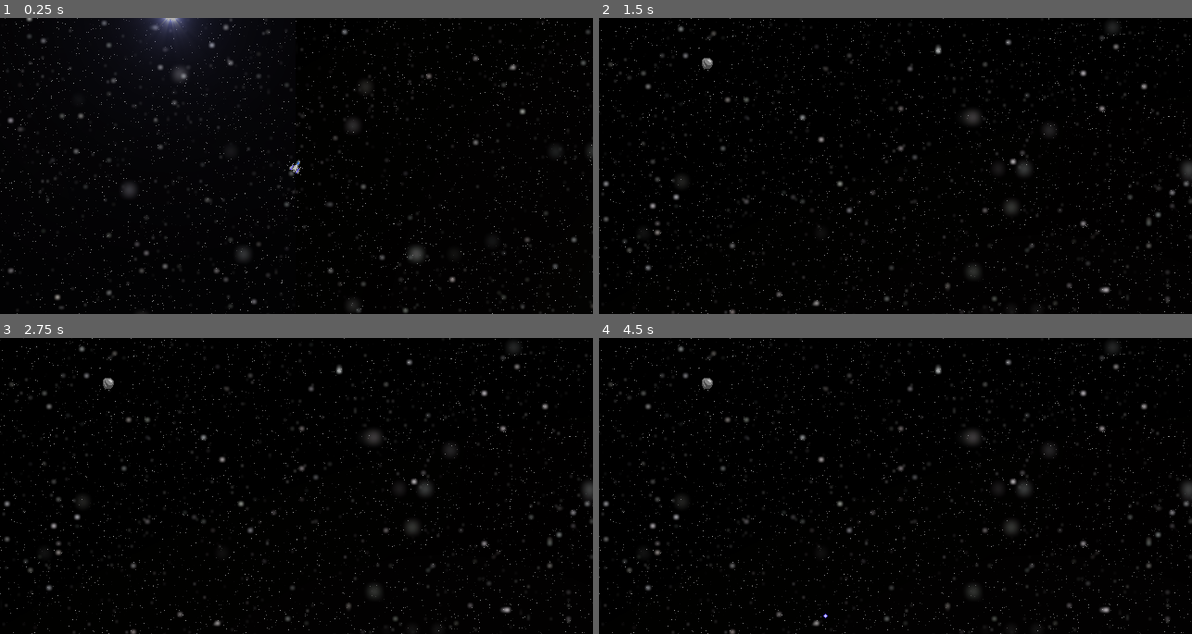
Above: before the commit, frames 1-4 (two rows, left to right).
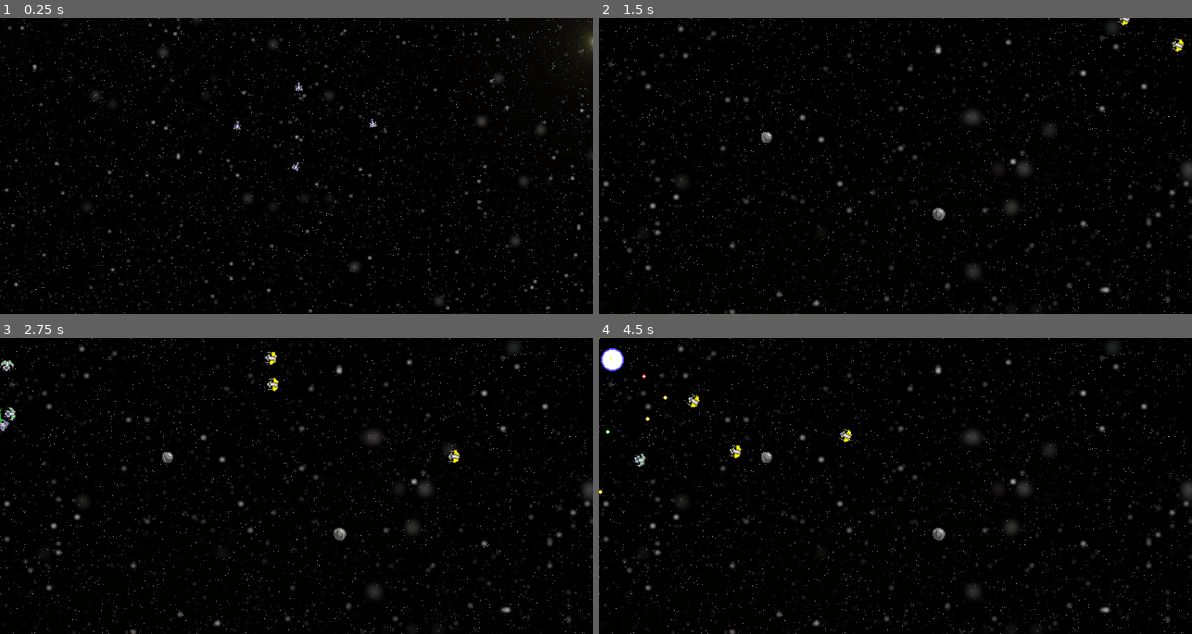
Above: after the commit, the same moments.

Repository: vYORKv/Sector-Flashpoint
Game: Godot game, scene res://Scenes/Game.tscn
Two runs of this game, one before a commit and one after it. Both use one fixed random seed, a clock stepped at 60 frames per second and the inputs below. Sound files missing from this copy of the repository are replaced by a short silence.
Inputs (mouse positions are in pixels of both pictures, inside the frame that each line leads up to):
- Up to frame 1 (0.25 s): no input
- Up to frame 2 (1.5 s): tap Enter (ui_accept) at 0.5, 0.77, 0.8, 1.07, 1.25, 1.35 s; move the mouse to (1025, 151) at 0.52 s; press the mouse at (1025, 151) at 0.53 s; hold D (strafe_right) 0.53-1.28 s; move the mouse to (776, 180) at 1.27 s; release the mouse at (776, 180) at 1.28 s; hold S (reverse) from 1.28 s (still down)
- Up to frame 3 (2.75 s): tap Enter (ui_accept) at 1.52, 1.82, 2.3 s; click (177, 500) at 1.55 s; move the mouse to (355, 420) at 2.02 s; release S (reverse) at 2.03 s; hold D (strafe_right) from 2.03 s (still down); hold F (combat_speed) from 2.03 s (still down)
- Up to frame 4 (4.5 s): move the mouse to (865, 545) at 2.77 s; release D (strafe_right) at 2.78 s; release F (combat_speed) at 2.78 s; hold W (forward) 2.78-3.53 s; click (865, 545) at 2.85 s; tap Enter (ui_accept) at 3.02, 3.32, 3.77, 3.8, 4.07, 4.35 s; move the mouse to (1073, 530) at 3.52 s; press the mouse at (1073, 530) at 3.53 s; hold A (strafe_left) from 3.53 s (still down); move the mouse to (717, 441) at 4.27 s; release the mouse at (717, 441) at 4.28 s

The runs differ from the first frame. In frame 1, 7.3% of the frame differs, in the area x 0-100%, y 0-100%; in frame 2, 0.3%; in frame 3, 0.5%; in frame 4, 0.7%.
Error before the commit: Attempt to call function 'queue_free' in base 'null instance' on a null instance. (res://Scripts/Player.gd:124)

Commit message:
AI Engage state improvement
+Added Buffer raycast to ships. +Ships now rotate around target when target is in buffer range. +Slightly adjusted position of flank zone on all ships and player. +Created move function to set point in level. +Created a range that determines whether a ship can shoot. +Separated "can_shoot" and "reloaded" bools. +Renamed "ShootTimer" function in scripts to "Reload."

Diff:
--- a/Scenes/Actors/Player.tscn
+++ b/Scenes/Actors/Player.tscn
@@ -6,15 +6,29 @@
 [ext_resource path="res://Audio/SFX/ShipFX/shot.wav" type="AudioStream" id=4]
 [ext_resource path="res://Audio/SFX/ShipFX/thruster.ogg" type="AudioStream" id=5]
 [ext_resource path="res://Audio/SFX/ShipFX/bump.wav" type="AudioStream" id=6]
+[ext_resource path="res://Graphics/Shields/blue_shield_03.png" type="Texture" id=7]
+[ext_resource path="res://Graphics/Shields/blue_shield_02.png" type="Texture" id=8]
+[ext_resource path="res://Graphics/Shields/blue_shield_01.png" type="Texture" id=9]
 
 [sub_resource type="RectangleShape2D" id=1]
 extents = Vector2( 6.16667, 10 )
+
+[sub_resource type="SpriteFrames" id=2]
+animations = [ {
+"frames": [ ExtResource( 9 ), ExtResource( 8 ), ExtResource( 7 ) ],
+"loop": true,
+"name": "blue",
+"speed": 12.0
+} ]
+
+[sub_resource type="CircleShape2D" id=3]
 
 [node name="Player" type="KinematicBody2D"]
 script = ExtResource( 1 )
 
 [node name="Camera2D" type="Camera2D" parent="."]
 current = true
+zoom = Vector2( 1.5, 1.5 )
 
 [node name="Sprite" type="Sprite" parent="."]
 texture = ExtResource( 2 )
@@ -23,6 +37,7 @@
 polygon = PoolVector2Array( -7, 6, -3, 6, 1, 5, 1, 2, 6, 2, 7, 1, 7, -1, 6, -2, 1, -2, 1, -5, -3, -6, -7, -6 )
 
 [node name="HurtBox" type="Area2D" parent="."]
+collision_layer = 3
 
 [node name="HurtPolygon" type="CollisionPolygon2D" parent="HurtBox"]
 polygon = PoolVector2Array( -7, 6, -3, 6, 1, 5, 1, 2, 6, 2, 7, 1, 7, -1, 6, -2, 1, -2, 1, -5, -3, -6, -7, -6 )
@@ -62,6 +77,22 @@
 collision_mask = 16
 
 [node name="CollisionShape2D" type="CollisionShape2D" parent="Flank"]
-position = Vector2( -51.5, 0 )
+position = Vector2( -70, 0 )
 scale = Vector2( 3, 1.5 )
 shape = SubResource( 1 )
+
+[node name="Shield" type="AnimatedSprite" parent="."]
+visible = false
+frames = SubResource( 2 )
+animation = "blue"
+offset = Vector2( 8, 0 )
+
+[node name="ShieldArea" type="Area2D" parent="."]
+collision_layer = 4
+collision_mask = 4
+
+[node name="CollisionShape2D" type="CollisionShape2D" parent="ShieldArea"]
+scale = Vector2( 1.25, 1.25 )
+shape = SubResource( 3 )
+
+[connection signal="animation_finished" from="Shield" to="." method="_on_Shield_animation_finished"]
--- a/Scenes/Actors/Ship.tscn
+++ b/Scenes/Actors/Ship.tscn
@@ -13,29 +13,30 @@
 [ext_resource path="res://Graphics/Shields/blue_shield_01.png" type="Texture" id=11]
 [ext_resource path="res://Graphics/Shields/yellow_shield_01.png" type="Texture" id=12]
 [ext_resource path="res://Graphics/Shields/green_shield_02.png" type="Texture" id=13]
+[ext_resource path="res://Audio/SFX/ShipFX/shot.wav" type="AudioStream" id=14]
 
 [sub_resource type="CircleShape2D" id=1]
 
 [sub_resource type="SpriteFrames" id=2]
 animations = [ {
+"frames": [ ExtResource( 10 ), ExtResource( 13 ), ExtResource( 5 ) ],
+"loop": true,
+"name": "green",
+"speed": 12.0
+}, {
 "frames": [ ExtResource( 11 ), ExtResource( 8 ), ExtResource( 6 ) ],
 "loop": true,
 "name": "blue",
 "speed": 12.0
 }, {
-"frames": [ ExtResource( 10 ), ExtResource( 13 ), ExtResource( 5 ) ],
+"frames": [ ExtResource( 12 ), ExtResource( 7 ), ExtResource( 9 ) ],
 "loop": true,
-"name": "green",
+"name": "yellow",
 "speed": 12.0
 }, {
 "frames": [ ExtResource( 3 ), ExtResource( 2 ), ExtResource( 1 ) ],
 "loop": true,
 "name": "red",
-"speed": 12.0
-}, {
-"frames": [ ExtResource( 12 ), ExtResource( 7 ), ExtResource( 9 ) ],
-"loop": true,
-"name": "yellow",
 "speed": 12.0
 } ]
 
@@ -76,7 +77,7 @@
 [node name="Flank" type="Area2D" parent="."]
 
 [node name="CollisionShape2D" type="CollisionShape2D" parent="Flank"]
-position = Vector2( -51.5, 0 )
+position = Vector2( -70, 0 )
 scale = Vector2( 3, 1.5 )
 shape = SubResource( 3 )
 
@@ -94,5 +95,19 @@
 position = Vector2( 16, 0 )
 scale = Vector2( 0.25, 0.25 )
 
+[node name="ShootSFX" type="AudioStreamPlayer2D" parent="."]
+stream = ExtResource( 14 )
+volume_db = -2.0
+
+[node name="ShootRange" type="RayCast2D" parent="."]
+rotation = -1.5708
+scale = Vector2( 0.5, 3 )
+enabled = true
+
+[node name="Buffer" type="RayCast2D" parent="."]
+rotation = -1.5708
+scale = Vector2( 0.5, 2 )
+enabled = true
+
 [connection signal="animation_finished" from="Shield" to="." method="_on_Shield_animation_finished"]
 [connection signal="area_entered" from="DetectionRadius" to="." method="_on_DetectionRadius_area_entered"]
--- a/Scenes/Game.tscn
+++ b/Scenes/Game.tscn
@@ -1,7 +1,13 @@
-[gd_scene load_steps=4 format=2]
+[gd_scene load_steps=6 format=2]
 
+[ext_resource path="res://Scenes/Actors/Dummy.tscn" type="PackedScene" id=1]
 [ext_resource path="res://Scripts/GameLaunch.gd" type="Script" id=2]
 [ext_resource path="res://Graphics/Starfield/starfield_alpha.png" type="Texture" id=3]
+
+[sub_resource type="Curve2D" id=2]
+_data = {
+"points": PoolVector2Array( 0, 0, 0, 0, 21, 2 )
+}
 
 [sub_resource type="TileSet" id=1]
 0/name = "starfield_alpha.png 0"
@@ -21,6 +27,9 @@
 
 [node name="Game" type="Node"]
 
+[node name="Path2D" type="Path2D" parent="."]
+curve = SubResource( 2 )
+
 [node name="TileMap" type="TileMap" parent="."]
 tile_set = SubResource( 1 )
 format = 1
@@ -29,29 +38,77 @@
 [node name="GameLaunch" type="Node" parent="."]
 script = ExtResource( 2 )
 
+[node name="BattleCamera" type="Camera2D" parent="GameLaunch"]
+current = true
+zoom = Vector2( 3, 3 )
+
 [node name="AsteroidSpawn1" type="Node2D" parent="GameLaunch"]
-position = Vector2( -67, 44 )
+position = Vector2( -157, 168 )
 
 [node name="AsteroidSpawn2" type="Node2D" parent="GameLaunch"]
-position = Vector2( 117, 49 )
+position = Vector2( 181, 129 )
 
 [node name="AsteroidSpawn3" type="Node2D" parent="GameLaunch"]
-position = Vector2( -31, -33 )
+position = Vector2( 9, -229 )
+
+[node name="AsteroidSpawn4" type="Node2D" parent="GameLaunch"]
+position = Vector2( -95, -164 )
+
+[node name="AsteroidSpawn5" type="Node2D" parent="GameLaunch"]
+position = Vector2( 367, 212 )
+
+[node name="AsteroidSpawn6" type="Node2D" parent="GameLaunch"]
+position = Vector2( 341, -162 )
 
 [node name="ShipSpawn1" type="Node2D" parent="GameLaunch"]
-position = Vector2( 231, 15 )
+position = Vector2( -102, 763 )
 
 [node name="ShipSpawn2" type="Node2D" parent="GameLaunch"]
-position = Vector2( 79, -78 )
+position = Vector2( 120, 759 )
 
 [node name="ShipSpawn3" type="Node2D" parent="GameLaunch"]
-position = Vector2( 21, 119 )
+position = Vector2( -1, 700 )
 
 [node name="ShipSpawn4" type="Node2D" parent="GameLaunch"]
-position = Vector2( -149, -89 )
+position = Vector2( -897, 2 )
 
 [node name="ShipSpawn5" type="Node2D" parent="GameLaunch"]
-position = Vector2( -169, 84 )
+position = Vector2( -1003, 67 )
+
+[node name="ShipSpawn6" type="Node2D" parent="GameLaunch"]
+position = Vector2( -1009, -73 )
+
+[node name="ShipSpawn7" type="Node2D" parent="GameLaunch"]
+position = Vector2( -1049, -3 )
+
+[node name="ShipSpawn8" type="Node2D" parent="GameLaunch"]
+position = Vector2( 899, 3 )
+
+[node name="ShipSpawn9" type="Node2D" parent="GameLaunch"]
+position = Vector2( 959, -61 )
+
+[node name="ShipSpawn10" type="Node2D" parent="GameLaunch"]
+position = Vector2( 965, 45 )
+
+[node name="ShipSpawn11" type="Node2D" parent="GameLaunch"]
+position = Vector2( 1071, 1 )
+
+[node name="ShipSpawn12" type="Node2D" parent="GameLaunch"]
+position = Vector2( 3, -435 )
+
+[node name="ShipSpawn13" type="Node2D" parent="GameLaunch"]
+position = Vector2( -77, -501 )
+
+[node name="ShipSpawn14" type="Node2D" parent="GameLaunch"]
+position = Vector2( 92, -514 )
+
+[node name="ShipSpawn15" type="Node2D" parent="GameLaunch"]
+position = Vector2( -5, -582 )
 
 [node name="PlayerSpawn" type="Node2D" parent="GameLaunch"]
-position = Vector2( 1, 415 )
+position = Vector2( -5, 819 )
+
+[node name="MovePoint" type="Node2D" parent="GameLaunch"]
+
+[node name="Dummy" parent="GameLaunch" instance=ExtResource( 1 )]
+position = Vector2( -14, 1095 )
--- a/Scripts/GameLaunch.gd
+++ b/Scripts/GameLaunch.gd
@@ -10,37 +10,107 @@
 onready var AS1 = $AsteroidSpawn1
 onready var AS2 = $AsteroidSpawn2
 onready var AS3 = $AsteroidSpawn3
+onready var AS4 = $AsteroidSpawn4
+onready var AS5 = $AsteroidSpawn5
+onready var AS6 = $AsteroidSpawn6
 onready var SS1 = $ShipSpawn1
 onready var SS2 = $ShipSpawn2
 onready var SS3 = $ShipSpawn3
 onready var SS4 = $ShipSpawn4
 onready var SS5 = $ShipSpawn5
+onready var SS6 = $ShipSpawn6
+onready var SS7 = $ShipSpawn7
+onready var SS8 = $ShipSpawn8
+onready var SS9 = $ShipSpawn9
+onready var SS10 = $ShipSpawn10
+onready var SS11 = $ShipSpawn11
+onready var SS12 = $ShipSpawn12
+onready var SS13 = $ShipSpawn13
+onready var SS14 = $ShipSpawn14
+onready var SS15 = $ShipSpawn15
 onready var PS = $PlayerSpawn
+onready var DUMMY_T = $Dummy
+
+var s1 = null
+var s2 = null
+var s3 = null
+var s4 = null
+var s5 = null
+var s6 = null
+var s7 = null
+var s8 = null
+var s9 = null
+var s10 = null
+var s11 = null
+var s12 = null
+var s13 = null
+var s14 = null
+var s15 = null
+
+var dummy_dead = false
+
+#var ship_array = [s1, s2, s3, s4, s5, s6, s7, s8, s9, s10, s11]
 
 func _ready():
-	var player = PLAYER.instance()
-	add_child(player)
-	player.position = PS.global_position
+	PlayerSpawner()
 #	var dummy = DUMMY.instance()
 #	add_child(dummy)
 	var a1 = AST_SM.instance()
 	var a2 = AST_SM.instance()
 	var a3 = AST_SM.instance()
+	var a4 = AST_SM.instance()
+	var a5 = AST_SM.instance()
+	var a6 = AST_SM.instance()
 	add_child(a1)
 	add_child(a2)
 	add_child(a3)
+	add_child(a4)
+	add_child(a5)
+	add_child(a6)
 	a1.position = AS1.global_position
 	a2.position = AS2.global_position
 	a3.position = AS3.global_position
+	a4.position = AS4.global_position
+	a5.position = AS5.global_position
+	a6.position = AS6.global_position
 #	var design_ship = DESIGN_SHIP.instance()
 #	add_child(design_ship)
 #	design_ship.position = SS1.global_position
 	Input.set_custom_mouse_cursor(CROSSHAIR)
 
-	ShipSpawner("fighter", "yellow", SS2.global_position)
-#	ShipSpawner("frigate", "yellow", SS3.global_position)
-#	ShipSpawner("bomber", "yellow", SS4.global_position)
-#	ShipSpawner("bomber", "blue", SS5.global_position)
+	s1 = ShipSpawner("fighter", "blue", SS1.global_position)
+	s2 = ShipSpawner("fighter", "blue", SS2.global_position)
+	s3 = ShipSpawner("fighter", "blue", SS3.global_position)
+	s4 = ShipSpawner("fighter", "red", SS4.global_position)
+	s5 = ShipSpawner("fighter", "red", SS5.global_position)
+	s6 = ShipSpawner("fighter", "red", SS6.global_position)
+	s7 = ShipSpawner("fighter", "red", SS7.global_position)
+	s8 = ShipSpawner("fighter", "yellow", SS8.global_position)
+	s9 = ShipSpawner("fighter", "yellow", SS9.global_position)
+	s10 = ShipSpawner("fighter", "yellow", SS10.global_position)
+	s11 = ShipSpawner("fighter", "yellow", SS11.global_position)
+	s12 = ShipSpawner("fighter", "green", SS12.global_position)
+	s13 = ShipSpawner("fighter", "green", SS13.global_position)
+	s14 = ShipSpawner("fighter", "green", SS14.global_position)
+	s15 = ShipSpawner("fighter", "green", SS15.global_position)
+
+func _physics_process(delta):
+	if is_instance_valid(DUMMY_T):
+		pass
+	else:
+		dummy_dead = true
+	if dummy_dead == true:
+		print("THE DUMMY IS DEAD")
+#	if is_instance_valid(ship_array):
+#		ShipSpawner("fighter", "blue", SS1.global_position)
+#		ShipSpawner("fighter", "yellow", SS2.global_position)
+#		ShipSpawner("fighter", "green", SS3.global_position)
+#		ShipSpawner("fighter", "red", SS4.global_position)
+
+func PlayerSpawner():
+	var player = PLAYER.instance()
+	add_child(player)
+	player.position = PS.global_position
 
 func ShipSpawner(type, alliance, spawn):
 	var ship = SHIP.instance()
--- a/Scripts/Player.gd
+++ b/Scripts/Player.gd
@@ -9,9 +9,13 @@
 var velocity = Vector2.ZERO
 var combat_speed = true
 var max_speed = 3
+var reloaded = true
 var can_shoot = true
 var fire_rate = .5
 var alliance = "blue"
+var hitpoints = 1
+var shields = 2
+var shields_active = true
 
 const BULLET = preload("res://Scenes/Objects/Bullet.tscn")
 const EXPLOSION = preload("res://Scenes/Objects/ShipExplosion.tscn")
@@ -26,18 +30,20 @@
 onready var BumpSFX = $BumpSFX
 onready var ShipPolygon = $ShipPolygon
 onready var HurtPolygon = $HurtBox/HurtPolygon
+onready var ShieldArea = $ShieldArea
+onready var Shield = $Shield
 
 
 func _ready():
 	ShootTimer.set_wait_time(fire_rate)
-	ShootTimer.connect("timeout", self, "TimerTimeout")
+	ShootTimer.connect("timeout", self, "Reload")
 	var poly = ShipPolygon.get_polygon() # Will need to use polygon array to set shapes for each ship on spawn
-	print("Player  ", poly)
 
 func debug():
 	pass
 
-func TimerTimeout():
+func Reload():
+	reloaded = true
 	can_shoot = true
 
 func _input(event):
@@ -53,6 +59,7 @@
 	if event.is_action_pressed("shoot"):
 		if can_shoot:
 			shoot()
+			reloaded = false
 			can_shoot = false
 			ShootTimer.start()
 	if event.is_action_pressed("ui_accept"):
@@ -92,6 +99,7 @@
 	else:
 		velocity = velocity.move_toward(Vector2.ZERO, FRICTION * delta)
 		Thruster.set_visible(false)
+
 	var collision = move_and_collide(velocity)
 	if collision:
 		velocity = velocity.bounce(collision.normal)
@@ -104,7 +112,6 @@
 	self.transform = self.transform.orthonormalized()
 
 func shoot():
-	print("*")
 	var bullet = BULLET.instance()
 	bullet.target = "enemy"
 	bullet.alliance = alliance
@@ -113,14 +120,31 @@
 	bullet.velocity = Aim.global_position - bullet.position
 	ShootSFX.play()
 
-func hit():
-	pass
+func hit(bullet):
+	if shields_active:
+		Shield.look_at(bullet)
+		Shield.set_frame(0)
+		Shield.set_visible(true)
+		Shield.play(alliance)
+		shields -= 1
+		print(shields)
+	else:
+		hitpoints -= 1
+		if hitpoints <= 0:
+			destroy()
+	if shields == 0:
+		shields_active = false
+		print(shields_active)
+		ShieldArea.set_deferred("monitorable", false)
 
 func destroy():
 	var explosion = EXPLOSION.instance()
 	explosion.alliance = alliance
 	get_parent().add_child(explosion)
 	explosion.position = self.position
-	$Camera2D.queue_free()
+#	$Camera2D.queue_free()
 #	get_parent().add_child(Camera2D)  # Maybe create DeathCamera scene and instance here
-#	self.queue_free()
+	self.queue_free()
+
+func _on_Shield_animation_finished():
+	Shield.set_visible(false)
--- a/Scripts/Ship.gd
+++ b/Scripts/Ship.gd
@@ -6,11 +6,14 @@
 
 enum {
 	SEARCH,
-	MOVE
+	MOVE,
+	ENGAGE,
+	WING
 }
 
-var state = SEARCH
+var state = MOVE
 var target = null
+var target_array = []
 
 var velocity = Vector2.ZERO
 var hitpoints = 1
@@ -21,6 +24,7 @@
 
 var max_speed = 0
 var fire_rate = 0
+var reloaded = true
 var can_shoot = true
 
 var rfi_poly = PoolVector2Array([Vector2(-7, -2), Vector2(-7, 2), Vector2(-6, 5), Vector2(-4, 7), Vector2(1, 7), Vector2(4, 6), Vector2(6, 5), Vector2(7, 4), Vector2(7, -4), Vector2(6, -5), Vector2(4, -6), Vector2(1, -7), Vector2(-4, -7), Vector2(-6, -5)])
@@ -60,40 +64,94 @@
 onready var ShootTimer = $ShootTimer
 onready var Gun = $Gun
 onready var Aim = $Aim
+onready var ShootRange = $ShootRange
+onready var ShootSFX = $ShootSFX
+onready var DetectionRadius = $DetectionRadius
+onready var Buffer = $Buffer
 
 func _ready():
 	SetStats()
 	ShootTimer.set_wait_time(fire_rate)
-	ShootTimer.connect("timeout", self, "TimerTimeout")
-
-func TimerTimeout():
-	can_shoot = true
+	ShootTimer.connect("timeout", self, "Reload")
+
+func Reload():
+	reloaded = true
+
+func RangeCheck():
+	var range_target = ShootRange.get_collider()
+	if range_target and range_target.alliance != alliance:
+		can_shoot = true
+	else:
+		can_shoot = false
+
+func Buffer():
+	var buffer_target = Buffer.get_collider()
+	if buffer_target and buffer_target.alliance != alliance:
+		return true
 
 func _physics_process(delta):
 #	var target_position = Vector2(5,5)
 #	var direction = (target_position - self.position).normalized()
-	if target:
-		var target_flank = target.get_node("Flank/CollisionShape2D")
-		var t_flank_pos = target_flank.global_position
-		var target_position = target.global_position
-		var direction = (t_flank_pos - self.position).normalized()
-		velocity = velocity.move_toward(direction * max_speed, ACCELERATION * delta)
-		look_at(target_position)
-		if can_shoot:
-			shoot()
-			can_shoot = false
-			ShootTimer.start()
+
+#	if !is_instance_valid(target_array):
+#		target = null
+#	else:
+#		TargetCheck(target_array)
+	var forward = (Aim.global_position - self.position).normalized()
+	var forward_x = forward.tangent()
+
+	RangeCheck()
+
+	match state:
+		SEARCH:
+			DetectionRadius.monitoring = false
+			DetectionRadius.monitoring = true
+			move(delta)
+		MOVE:
+			move(delta)
+		WING:
+			pass
+		ENGAGE:
+			if target and is_instance_valid(target):
+				var target_flank = target.get_node("Flank/CollisionShape2D")
+				var t_flank_pos = target_flank.global_position
+				var target_position = target.global_position
+				var direction = (t_flank_pos - self.position).normalized()
+				var direction_x = direction.tangent()
+				look_at(target_position)
+				if Buffer():
+					velocity = velocity.move_toward(direction_x * max_speed, ACCELERATION * delta)
+				else:
+					velocity = velocity.move_toward(direction * max_speed, ACCELERATION * delta)
+				if can_shoot and reloaded:
+					shoot()
+					reloaded = false
+					ShootTimer.start()
+			else:
+				target = null
+				state = SEARCH
+
+#	velocity = velocity.move_toward(direction * max_speed, ACCELERATION * delta)
 	var collision = move_and_collide(velocity)
 	if collision:
 		velocity = velocity.bounce(collision.normal)
 #		BumpSFX.play()
 
-	match state:
-		SEARCH:
-			pass
-		MOVE:
-			pass
-#	velocity = velocity.move_toward(direction * max_speed, ACCELERATION * delta)
+func move2(point):
+	pass
+
+func move(delta):
+	var point = get_parent().get_node("MovePoint")
+	var point_pos = point.global_position
+	var direction = (point_pos - self.position)
+	velocity = velocity.move_toward(direction * max_speed, ACCELERATION * delta)
+	look_at(point_pos)
+
+#func TargetCheck(array):
+#	var targets = array
+#	for x in targets:
+#		if !is_instance_valid(x):
+#			targets.remove(x)
 
 func hit(bullet):
 	if shields_active:
@@ -102,10 +160,9 @@
 		Shield.set_visible(true)
 		Shield.play(alliance)
 		shields -= 1
-		print(shields)
 	else:
 		hitpoints -= 1
-		if hitpoints == 0:
+		if hitpoints <= 0:
 			destroy()
 	if shields == 0:
 		shields_active = false
@@ -118,7 +175,7 @@
 	get_parent().add_child(bullet)
 	bullet.position = Gun.global_position
 	bullet.velocity = Aim.global_position - bullet.position
-#	ShootSFX.play()
+	ShootSFX.play()
 
 func destroy():
 	var explosion = EXPLOSION.instance()
@@ -196,3 +253,6 @@
 	var detected = area.get_parent()
 	if detected.alliance != self.alliance:
 		target = detected
+		state = ENGAGE
+#		target_array.push_back(target)
+#		target = target_array[0]
Not shown: 1 places in Scenes/Actors/Player.tscn that only renumber resources
Not shown: 1 places in Scenes/Actors/Ship.tscn that only renumber resources
